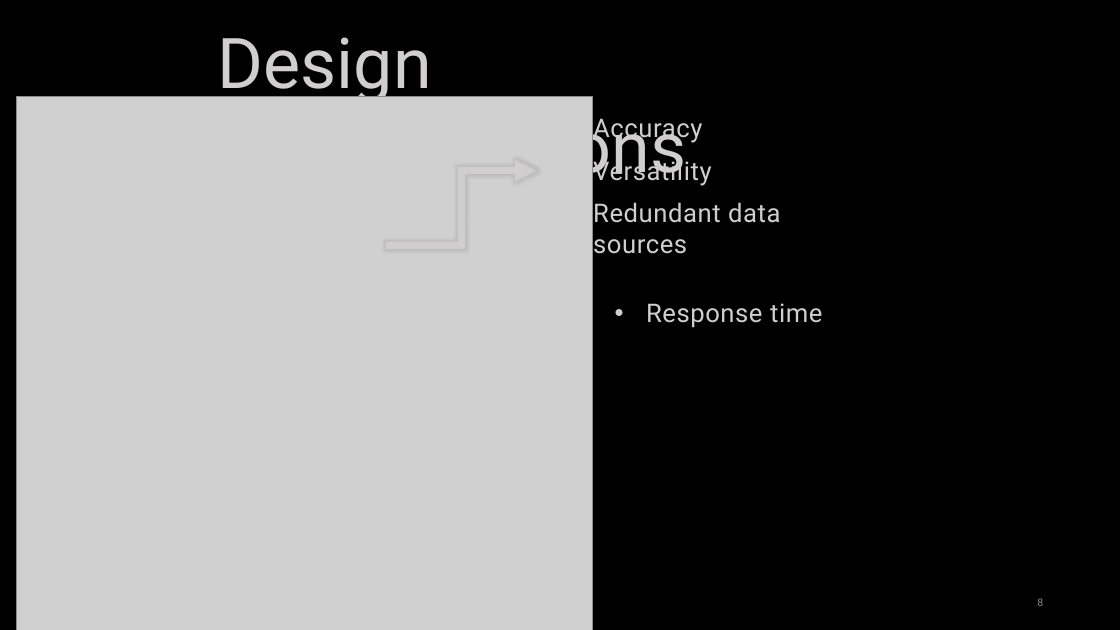
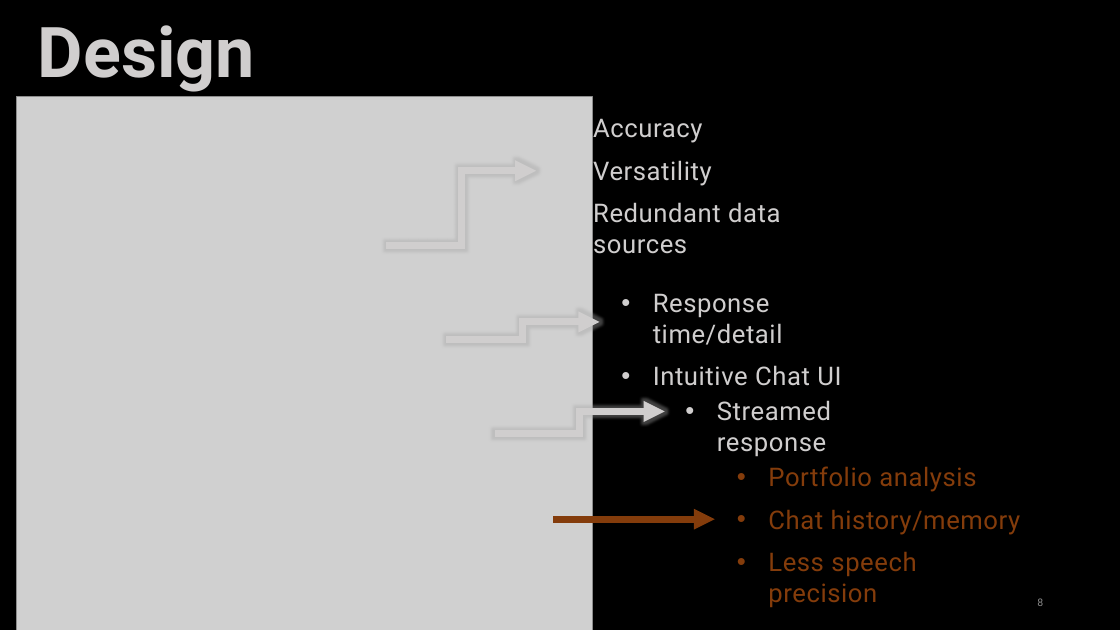
Before and after one commit to rcwaterman/SimpliFInance, a slide deck: slide 8 of SimpliFinance.pptx. Drawn at 1120x630 pixels with LibreOffice and Linux fonts; fonts in the diff are those of the drawing; grey boxes stand for pictures. Boxes give left, top, right and bottom in pixels: in the first picture for what was removed or moved away, otherwise in the second. Text is boxed around its words. In the diff, an @@ line names an element or a change of style, - is before the commit and + after.

```diff
--- a/SimpliFinance.pptx
+++ b/SimpliFinance.pptx
@@ text "Design Considerations": place and size @@
-text "Design Considerations" at [218,37,687,189]
+text "Design Considerations" at [38,25,513,180]
@@ text "Design Considerations" at [38,25,513,180]: bold on @@
@@ text at [653,293,841,386]: text changed @@
-  • Response time
+  • Response time/detail
+  • Intuitive Chat UI
@@ elbow arrow added from (446, 339) to (600, 322), #D0CECE 6 pt @@
@@ elbow arrow added from (495, 434) to (665, 412), #D0CECE 6 pt @@
@@ text added at [717,400,831,457], 22 pt, text #D0CECE @@
+  • Streamed response
@@ text added at [768,466,1020,607], 22 pt, text #843C0B @@
+  • Portfolio analysis
+  • Chat history/memory
+  • Less speech precision
@@ arrow added from (554, 519) to (715, 519), #843C0B 6 pt @@
```
Also in this commit, not shown: 7 other slides changed, 2 slides added, 6 slides removed.
